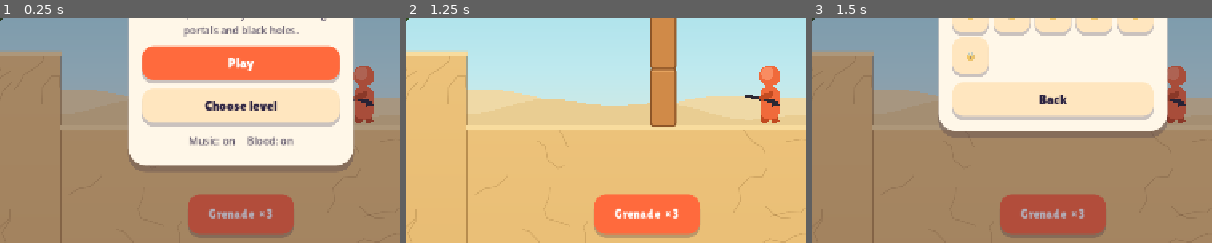
Above: before the commit, frames 1-3 (left to right).
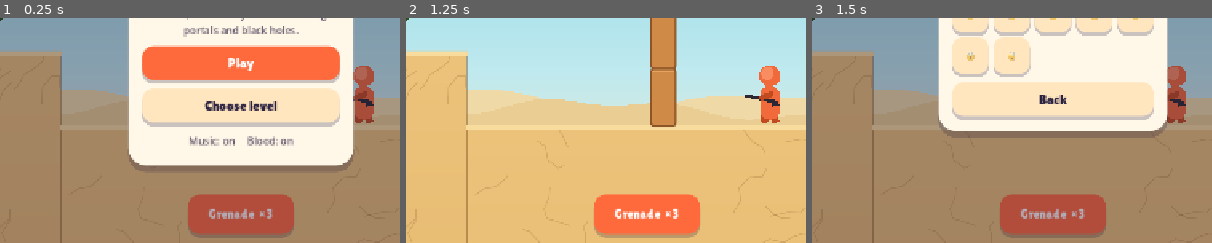
Above: after the commit, the same moments.

Repository: omerMost/gameblast
Game: Godot game, scene res://scenes/main.tscn
Same seed, same stepped clock (60 frames per second), same inputs: the game is played once before the commit and once after it.
Inputs:
- Up to frame 1 (0.25 s): no input
- Up to frame 2 (1.25 s): click "Play" at 0.5 s
- Up to frame 3 (1.5 s): click "≡" at 1.25 s
The pictures show only the part of the screen within x 20-70%, y 50-100%; the shares and areas given below are measured in that part.

Frames 1-2 are identical in both runs. In frame 3, 1.5% of the frame differs, in the area x 45-55%, y 8-27%.

Commit message:
feat: port jetpack troopers and level 25
- Preserve source hover, grenade fuse, warning ring and tank blast timing.
- Verify twelve suites and original-ammo clears; update overnight vault.

Co-authored-by: Codex <codex@openai.com>

Diff:
--- /dev/null
+++ b/godot/levels/jetpacks.gd
@@ -0,0 +1,3 @@
+class_name JetLevel
+extends RefCounted
+const DATA := {"name":"Jetpacks", "view":[0,200,960,500], "ammo":{"grenade":3,"rocket":3}, "par":3,"hint":"Jetpack troopers throw grenades", "build":[["ground",0,190,560],["ground",190,1000,650],["enemy",620,380,{"jet":true}],["enemy",790,320,{"jet":true}],["enemy",720,650],["barrel",765,650]]}
--- a/godot/levels/levels.gd
+++ b/godot/levels/levels.gd
@@ -62,4 +62,5 @@
 	{"name":"Black hole", "theme":"sky", "view":[0,170,940,530], "ammo":{"grenade":3,"rocket":2}, "par":2, "hint":"The black hole bends your shots", "wells":[[450,360,0.2]], "build":[
 		["ground",0,180,560], ["plat",680,900,560,30], ["wall",680,330,700,560], ["enemy",760,560], ["enemy",830,560],
 		["plat",360,520,650,30], ["enemy",420,650,SH]]},
+	JetLevel.DATA,
 ]
--- a/godot/scripts/enemy_ai.gd
+++ b/godot/scripts/enemy_ai.gd
@@ -3,6 +3,7 @@
 ## Stage-2 enemy behaviour and missiles, translated from prototype solveLob/updateEnemies.
 var game: Game
 var arrows := []
+var nades := []
 var stuck := []
 
 func _init(g: Game) -> void:
@@ -10,6 +11,7 @@
 
 func reset() -> void:
 	arrows.clear()
+	nades.clear()
 	stuck.clear()
 
 ## Matter updates velocity (gravity) before position. Return the first viable speed.
@@ -179,3 +181,66 @@
 	sw.p.hp = 1e9
 	sw.linear_velocity = (v + Vector2(game.rnd(-3,3), -game.rnd(2,5))) * C.STEP
 	sw.angular_velocity = game.rnd(-0.4,0.4) * C.STEP
+
+func hover(e: GBody) -> void:
+	var a := C.norm_a(e.rotation)
+	if absf(a) >= 0.9: return
+	var t: float = game.sim / 60.0 + e.p.ph
+	var target := Vector2(e.p.hx+sin(t*0.7)*40,e.p.hy+sin(t*1.3)*14)
+	var accel := (target-e.global_position)*0.0016-e.linear_velocity/C.STEP*0.06
+	if accel.length()>0.35: accel=accel.normalized()*0.35
+	e.apply_central_impulse(accel*e.mass*C.STEP+Vector2(0,-e.mass*0.001*C.FORCE_IMPULSE))
+	e.angular_velocity=(e.angular_velocity/C.STEP*0.8-a*0.05)*C.STEP
+
+func update_jet(e: GBody, alert: bool, target: Vector2) -> void:
+	var pl := e.p
+	var S := game.enemy_shoulder(e)
+	var want: float = pl.lob if pl.lob else (game.player_head()-S).angle()
+	pl.aim_a+=C.norm_a(want-pl.aim_a)*0.12
+	if not alert: return
+	if pl.next==0:
+		pl.next=game.sim+game.rng.randi_range(50,119)
+		pl.alert_at=game.sim
+		game.sound_requested.emit("alert",1.0)
+	if absf(C.norm_a(e.rotation))>0.4 or game.sim<pl.next: return
+	pl.next=game.sim+game.rng.randi_range(220,299)
+	var sol := solve_lob(S,target,[9,11,13,15],false)
+	if sol.is_empty(): return
+	pl.lob=sol.a
+	pl.toss=game.sim
+	game.later(10,release_nade.bind(e,sol))
+
+func release_nade(e: GBody, sol: Dictionary) -> void:
+	if not game.in_world(e) or not e.p.alive or game.state!="play": return
+	var dir := Vector2.from_angle(sol.a+game.rnd(-0.09,0.09))
+	spawn_nade(game.enemy_shoulder(e)+dir*24,dir*sol.speed)
+	e.p.lob=0.0
+	game.sound_requested.emit("toss",1.0)
+	Debug.log_event("nade_toss",{"delay":game.sim-e.p.toss,"speed":sol.speed})
+
+func spawn_nade(pos: Vector2, velocity: Vector2) -> GBody:
+	var b := game.builder._body("nade",pos)
+	b.add_circle(Vector2.ZERO,8)
+	b.mass=PI*64*0.004
+	b.matter_inertia([b.mass])
+	b.set_phys(0.5,0.4)
+	b.set_air(0)
+	b.collision_layer=C.L_MISSILE
+	b.collision_mask=C.M_MISSILE
+	b.continuous_cd=RigidBody2D.CCD_MODE_CAST_SHAPE
+	b.p={"fuse":game.sim+110}
+	b.watch_contacts()
+	game.add_body(b)
+	b.linear_velocity=velocity*C.STEP
+	b.angular_velocity=0.2*C.STEP
+	nades.append(b)
+	return b
+
+func update_nades() -> void:
+	for b in nades.duplicate():
+		if game.sim>=b.p.fuse: game.explode(b.global_position,C.R_GREN,C.P_GREN,b,"enemy")
+		elif b.global_position.y>1600: game.remove_body(b)
+
+## Prototype telegraph follows the grenade position, radius93.75, alpha.25→.70.
+func telegraph(b: GBody) -> Dictionary:
+	return {"center":b.global_position,"radius":C.R_GREN*0.75,"alpha":0.25+0.45*(1.0-(b.p.fuse-game.sim)/110.0)}
--- a/godot/scripts/game.gd
+++ b/godot/scripts/game.gd
@@ -166,6 +166,7 @@
 	if not is_instance_valid(b) or b.removed:
 		return
 	enemy_ai.arrows.erase(b)
+	enemy_ai.nades.erase(b)
 	tricks.removed(b)
 	b.removed = true
 	bodies.erase(b); projectiles.erase(b); bullets.erase(b); rags.erase(b); enemies.erase(b)
@@ -234,6 +235,7 @@
 		if sim - bl.p.born > 150 or bp.y > 1600 or bp.x < -400 or bp.x > 2000:
 			remove_body(bl)
 	enemy_ai.update_arrows()
+	enemy_ai.update_nades()
 	if not queue.is_empty():
 		var due := []
 		var rest := []
@@ -272,6 +274,9 @@
 	for e in enemies:
 		if not e.p.alive or not in_world(e):
 			continue
+		if e.p.get("jet",false):
+			enemy_ai.hover(e)
+			continue
 		var a := C.norm_a(e.rotation)
 		var w: float = e.angular_velocity / C.STEP
 		if absf(a) < (0.6 if e.p.get("knight", false) else 0.45) and absf(w) < 0.1:
@@ -368,7 +373,7 @@
 		return
 	var rv := (A.prev_v - _vel(B)).length() / C.STEP
 	var b_static := B is StaticBody2D
-	if k == "grenade":
+	if k == "grenade" or k == "nade":
 		if rv > 3:
 			sound_requested.emit("clink", minf(1, rv / 12))
 		return
@@ -499,7 +504,10 @@
 	sound_requested.emit("splat" if gib else "pop", 1.0)
 	Debug.log_event("enemy_killed", {"ev": ev, "gib": gib, "rot": e.rotation, "y": e.global_position.y})
 	if in_world(e):
-		make_ragdoll(e, ev, gib)
+		var torso := make_ragdoll(e, ev, gib)
+		if e.p.get("jet",false):
+			var velocity := e.linear_velocity / C.STEP
+			later(14, explode.bind(torso+velocity*14,80.0,20.0,null,"enemy"))
 	hud_changed.emit()
 
 
@@ -715,6 +723,9 @@
 		if pl.get("knight", false):
 			if alert: enemy_ai.update_knight(e)
 			continue
+		if pl.get("jet",false):
+			enemy_ai.update_jet(e,alert,player.wpt(player.loc.torso))
+			continue
 		if pl.archer:
 			enemy_ai.update_archer(e, alert, player.wpt(player.loc.torso))
 			continue
@@ -784,7 +795,7 @@
 			e.y = e.y0 + sin(t * e.mv.spd) * e.mv.amp
 	if portals.is_empty():
 		return
-	for b in projectiles + bullets + enemy_ai.arrows:
+	for b in projectiles + bullets + enemy_ai.arrows + enemy_ai.nades:
 		if not in_world(b):
 			continue
 		var i := portal_at(b.global_position)
--- a/godot/scripts/level_builder.gd
+++ b/godot/scripts/level_builder.gd
@@ -185,6 +185,8 @@
 		defs.append(["circle", Vector2(x, bot - 61), 13.0, 0.001, "head"])
 	if type == "knight":
 		defs.append(["rect", Vector2(x - 20, bot - 34), Vector2(8, 46), 0.002, "extra"])
+	if type == "jet":
+		defs.append(["rect", Vector2(x+17,bot-32), Vector2(12,24),0.002,"extra"])
 	var mass := 0.0
 	var com := Vector2.ZERO
 	for d in defs:
@@ -216,14 +218,17 @@
 
 
 func enemy(x: float, bottom: float, o: Dictionary) -> GBody:
-	var e := make_char(x, bottom, "knight" if o.get("knight", false) else "enemy")
+	var e := make_char(x, bottom, "knight" if o.get("knight", false) else ("jet" if o.get("jet",false) else "enemy"))
 	e.collision_layer = C.L_ENEMY
 	e.collision_mask = C.M_ENEMY
 	e.p.merge({"shooter": o.get("shooter", false), "archer": o.get("archer", false), "lob": 0.0, "draw": 0, "aim_a": PI, "next": 0, "alert_at": 0, "mflash": 0, "dying": false})
 	e.p.knight = o.get("knight", false)
 	if e.p.knight:
 		e.inertia *= 4
-	for k in ["jet", "titan", "dragon"]:
+	e.p.jet = o.get("jet",false)
+	if e.p.jet:
+		e.p.merge({"hx":e.global_position.x,"hy":e.global_position.y,"ph":game.rnd(0,6)})
+	for k in ["titan", "dragon"]:
 		if o.get(k, false):
 			push_error("LevelBuilder: enemy type '%s' is not ported yet (stage 2)" % k)
 	game.add_body(e)
--- a/godot/scripts/view.gd
+++ b/godot/scripts/view.gd
@@ -58,7 +58,7 @@
 	for b in game.bodies:
 		match b.kind:
 			"enemy": _draw_enemy(b)
-			"grenade": _draw_grenade(b)
+			"grenade", "nade": _draw_grenade(b)
 			"rocket": _draw_rocket(b)
 			"bullet": _draw_bullet(b)
 			"arrow": _draw_arrow(b.global_position, b.linear_velocity.angle(), 22)
@@ -258,6 +258,12 @@
 		draw_circle(Hd + Vector2(0, -2), 14.5, Color("#3d4a2a"))
 		draw_circle(Hd + Vector2(0, 3), 12.5, col[0])
 		draw_rect(Rect2(Hd.x - 16, Hd.y - 3, 32, 4), Color("#3d4a2a"))
+	elif pl.get("jet",false):
+		draw_rect(Rect2(Lc.extra-Vector2(6,12),Vector2(12,24)),Color("#687787"))
+		draw_rect(Rect2(Lc.extra+Vector2(-5,11),Vector2(10,5)),Color("#3d4250"))
+		draw_rect(Rect2(Lc.extra+Vector2(-7,-6),Vector2(14,4)),Color("#e0452e"))
+		draw_arc(Hd+Vector2(0,-2),14.5,PI,TAU,16,Color("#3d4a2a"),7)
+		draw_rect(Rect2(Hd+Vector2(-14,-3),Vector2(12,5)),Color("#9fe3ff"))
 	elif pl.get("knight", false):
 		draw_colored_polygon(rr(T.x-12,T.y-20,24,40,10), Color("#b9c0cc"))
 		draw_rect(Rect2(Lc.extra-Vector2(4,23),Vector2(8,46)),Color("#8a93a3"))
@@ -275,7 +281,7 @@
 		draw_line(T + Vector2(11, 0), T + Vector2(3, 1), Color("#2c2833"), 7)
 		draw_line(T + Vector2(4, -12), T + Vector2(-12, -5), col[1], 7)
 	draw_set_transform(Vector2.ZERO)
-	if pl.shooter or pl.archer:
+	if pl.shooter or pl.archer or pl.get("jet",false):
 		var S := game.enemy_shoulder(e)
 		var a: float = pl.aim_a
 		var flip := -1.0 if absf(C.norm_a(a)) > PI / 2 else 1.0
@@ -287,6 +293,9 @@
 			if pull:
 				draw_line(Vector2(8 - pull, 0), Vector2(36 - pull, 0), Color("#7a5530"), 2)
 			draw_line(Vector2(-4, 0), Vector2(16, 0), col[1], 7)
+		elif pl.get("jet",false):
+			draw_line(Vector2(-4,0),Vector2(16,0),col[1],7)
+			if pl.lob: draw_circle(Vector2(20,0),6,Color("#4f9a3a"))
 		else:
 			draw_line(Vector2(-8, 2), Vector2(32, 0), Color("#2c2833"), 4)
 			draw_line(Vector2(-10, 3), Vector2(0, 4), Color("#2c2833"), 7)
@@ -330,13 +339,18 @@
 
 
 func _draw_grenade(b: GBody) -> void:
+	var enemy := b.kind == "nade"
+	if enemy:
+		var ring := game.enemy_ai.telegraph(b)
+		for d in range(0,360,12):
+			draw_arc(ring.center,ring.radius,deg_to_rad(d),deg_to_rad(d+6),3,Color(1,0.235,0.235,ring.alpha),3)
 	draw_set_transform(b.global_position, b.rotation)
 	var left: int = b.p.fuse - game.sim
 	if left < 50 and int(game.sim / 5.0) % 2:
 		draw_circle(Vector2.ZERO, 15, Color(1, 70 / 255.0, 40 / 255.0, 0.45))
 	draw_rect(Rect2(-3, -13, 6, 5), Color("#7a7f8c"))
-	_head(Vector2.ZERO, 9, Color("#8fd16f"), Color("#3f7f2c"))
-	var lc := Color("#2f6323")
+	_head(Vector2.ZERO, 9, Color("#9aa0aa") if enemy else Color("#8fd16f"), Color("#4a4f5a") if enemy else Color("#3f7f2c"))
+	var lc := Color("#2e323a") if enemy else Color("#2f6323")
 	draw_line(Vector2(-8, -2), Vector2(8, -2), lc, 1.2)
 	draw_line(Vector2(-8, 3), Vector2(8, 3), lc, 1.2)
 	draw_line(Vector2(0, -9), Vector2(0, 9), lc, 1.2)
--- a/godot/tests/bot.gd
+++ b/godot/tests/bot.gd
@@ -11,6 +11,7 @@
 	20: [[75, 0.8, "grenade"]],
 	21: [[10, 1.0, "grenade"]],
 	22: [[45, 0.6, "grenade"], [45, 0.6, "grenade"]],
+	24: [[25, 0.5, "rocket"], [25, 0.5, "rocket"]],
 	23: [[5, 1.0, "grenade"], [-15, 0.5, "grenade"]],
 }
 
@@ -48,12 +49,12 @@
 		if not ok:
 			# ADR 0006: chaotic physics can vary with simulation history. Search a
 			# replacement using the same real inputs/ammo, never change the world.
-			var search = load("res://tests/knight.gd" if i == 19 else "res://tests/sweep.gd").new()
+			var search = load("res://tests/knight.gd" if i == 19 else ("res://tests/jet.gd" if i == 24 else "res://tests/sweep.gd")).new()
 			search.g = g
-			var replacement: Dictionary = await search.solve(true) if i == 19 else await search.solve(i)
+			var replacement: Dictionary = await search.solve(true) if i in [19,24] else await search.solve(i)
 			print("BOT replacement level %d %s" % [i + 1, replacement])
 			ok = replacement.win and g.player.p.alive
-			for death in TestUtil.deaths() if i == 19 else search.death_log:
+			for death in TestUtil.deaths() if i in [19,24] else search.death_log:
 				if not C.CAUSES.has(death.cause): ok = false
 			search.free()
 		print("BOT level %d %s %s shots=%d par=%d" % [i + 1, g.L.name, "WIN" if ok else "FAIL", g.shots, g.L.par])
--- /dev/null
+++ b/godot/tests/jet.gd
@@ -0,0 +1,97 @@
+extends Node
+var g: Game
+var fails := []
+const FLAT := {"name":"Jet test","view":[0,200,960,500],"ammo":{"grenade":3,"rocket":3},"par":3,"alert_at":99999,"build":[["ground",0,1000,560],["enemy",650,350,{"jet":true}]]}
+func check(ok: bool, msg: String) -> void:
+	if not ok: fails.append(msg)
+func fresh() -> GBody:
+	await Debug.start_level(24,FLAT)
+	return g.enemies[0]
+func _ready() -> void:
+	await TestUtil.boot(self)
+	g=Debug.game
+	var e: GBody=await fresh()
+	check(e.parts.size()==4 and e.parts[-1].size==Vector2(12,24) and is_equal_approx(e.mass,3.026929158),"compound pack dimensions mass")
+	var initial := e.global_position
+	await Debug.step(300)
+	check(e.global_position.distance_to(initial)<70 and e.p.alive,"real hover bounded300ticks")
+	check(g.player.lock_rotation,"player rotation locked")
+	# Actual airborne missile, precise fuse and enemy-cause explosion.
+	e=await fresh()
+	var nade := g.enemy_ai.spawn_nade(Vector2(450,250),Vector2(3,-2))
+	check(nade.p.fuse==g.sim+110 and is_equal_approx(nade.angular_velocity,12),"nade110tick fuse and source spin")
+	check(nade.collision_mask==C.M_MISSILE and nade.inertia>0 and is_equal_approx(nade.physics_material_override.bounce,0.4),"nade enemy mask inertia restitution")
+	var ring := g.enemy_ai.telegraph(nade)
+	check(ring.radius==93.75 and is_equal_approx(ring.alpha,0.25),"source telegraph radius initial alpha")
+	await Debug.step(109)
+	check(g.in_world(nade) and g.enemy_ai.nades.size()==1,"nade survives109ticks")
+	check(nade.linear_velocity.y>-120 and is_equal_approx(g.enemy_ai.telegraph(nade).alpha,0.25+0.45*109/110.0),"real gravity and telegraph countdown")
+	await Debug.step(1)
+	check(not g.in_world(nade) and g.enemy_ai.nades.is_empty(),"nade explodes on110 and cleans helper list")
+	var exploded := false
+	for ev in Debug.events:
+		if ev.kind=="explode" and ev.cause=="enemy" and ev.power==30: exploded=true
+	check(exploded,"nade routes blast through Game with enemy cause power30")
+	e=await fresh()
+	nade=g.enemy_ai.spawn_nade(g.player.global_position,Vector2.ZERO)
+	nade.p.fuse=g.sim+1
+	await Debug.step(1)
+	check(g.player.p.hp==61 and g.player.p.cause=="enemy","real enemy nade deals39blastdamage atfullfalloff")
+	# Source fuel explosion waits14 ticks, radius80 power20, uses dead body's velocity.
+	e=await fresh()
+	var origin := e.wpt(e.loc.ref)
+	e.linear_velocity=Vector2(120,0)
+	g.kill(e,Vector2.ZERO,false)
+	await Debug.step(13)
+	check(Debug.events.filter(func(ev): return ev.kind=="explode").is_empty(),"tank no blast before14")
+	await Debug.step(1)
+	var tank := {}
+	for ev in Debug.events:
+		if ev.kind=="explode": tank=ev
+	check(not tank.is_empty() and tank.power==20 and tank.cause=="enemy" and absf(tank.x-origin.x-28)<0.01,"tank14tick prediction explosion")
+	# Actual AI lob release with source10tick toss windup and220..299 cooldown.
+	e=await fresh()
+	e.p.next=g.sim+1
+	await Debug.step(1)
+	g.enemy_ai.update_jet(e,true,g.player.wpt(g.player.loc.torso))
+	check(e.p.next>=g.sim+220 and e.p.next<=g.sim+299,"jet220..299 shot cooldown")
+	await Debug.step(9)
+	check(g.enemy_ai.nades.is_empty(),"toss waits10ticks")
+	await Debug.step(1)
+	check(g.enemy_ai.nades.size()==1,"actual AI releases after10ticks")
+	for ev in Debug.events:
+		if ev.kind=="nade_toss": check(ev.delay==10 and ev.speed in [9,11,13,15],"source speed10tick release")
+	await Debug.start_level(24)
+	await Debug.step(300)
+	check(g.alive_count()==3 and g.player.p.hp==100,"source level25 idle survives300")
+	var result := await solve("--search" in OS.get_cmdline_user_args())
+	check(result.win,"originalammo level25 real shots win")
+	print("JET solution: ",result)
+	for f in fails: print("  FAIL ",f)
+	print("JET RESULT: ","PASS" if fails.is_empty() else "FAIL")
+	await TestUtil.finish(self,0 if fails.is_empty() else 1)
+func run_shots(seq: Array) -> Dictionary:
+	await Debug.start_level(24)
+	for shot in seq:
+		if g.state!="play": break
+		var a := deg_to_rad(float(shot[0]))
+		await TestUtil.shoot_active(g,cos(a),-sin(a),shot[1],shot[2])
+	if g.state=="play": await TestUtil.settle(g,180)
+	return {"win":g.state=="won","alive":g.alive_count(),"player":g.player.p.alive,"seq":seq}
+func solve(force_search := false) -> Dictionary:
+	if not force_search: return await run_shots([[25,0.5,"rocket"],[25,0.5,"rocket"]])
+	var seq := []
+	for step in 6:
+		var best := {}
+		var ammo: Dictionary = JetLevel.DATA.ammo.duplicate()
+		for shot in seq: ammo[shot[2]]-=1
+		for weapon in ["rocket","grenade"]:
+			if ammo[weapon]<=0: continue
+			for angle in [5,15,25,35,45,55,65,75]:
+				for power in [0.5,0.7,0.9,1.0]:
+					var r := await run_shots(seq+[[angle,power,weapon]])
+					if r.win: return r
+					if r.player and (best.is_empty() or r.alive<best.alive): best=r
+		if best.is_empty(): break
+		seq=best.seq
+	return {"win":false,"seq":seq}
--- /dev/null
+++ b/godot/tests/jet.tscn
@@ -0,0 +1,6 @@
+[gd_scene load_steps=2 format=3]
+
+[ext_resource type="Script" path="res://tests/jet.gd" id="1"]
+
+[node name="Test" type="Node"]
+script = ExtResource("1")
--- a/godot/tests/smoke.gd
+++ b/godot/tests/smoke.gd
@@ -31,7 +31,7 @@
 		for b in g.bodies:
 			if previous.has(b):
 				fast = maxf(fast, b.global_position.distance_to(previous[b]) * C.STEP)
-		var ok: bool = Debug.alive() == n0 and g.player.p.alive and g.player.p.hp == 100 and Debug.state() == "play" and ((drift < 1000.0 and fast < 1000.0) if i == 19 else (drift < 4.0 and fast < 5.0))
+		var ok: bool = Debug.alive() == n0 and g.player.p.alive and g.player.p.hp == 100 and Debug.state() == "play" and ((drift < 1000.0 and fast < 1000.0) if i in [19,24] else (drift < 4.0 and fast < 5.0))
 		print("SMOKE level %d %-14s enemies %d->%d hp %d state %s max_drift %.2fpx (%s) max_speed %.2fpx/s  %s" % [i + 1, g.L.name, n0, Debug.alive(), g.player.p.hp, Debug.state(), drift, who, fast, "ok" if ok else "FAIL"])
 		if not ok:
 			fails.append(i + 1)
--- a/godot/tests/world_mechanics.gd
+++ b/godot/tests/world_mechanics.gd
@@ -35,6 +35,13 @@
 	g.explode(bl.global_position, C.R_GREN, C.P_GREN, null, "self")
 	await Debug.step(2)
 	expect(not g.in_world(bl), "blast pops balloon with deferred removal")
+	await Debug.start_level(0, data([]))
+	var target_balloon := g.tricks.balloon(420,350,g.player,Vector2.ZERO,0)
+	g.tricks.cut(target_balloon.p.rope)
+	target_balloon.freeze = true
+	var passing_arrow := g.enemy_ai.spawn_arrow(Vector2(350,350),Vector2(10,0))
+	await Debug.step(16)
+	expect(g.in_world(target_balloon) and g.in_world(passing_arrow) and passing_arrow.global_position.x > 480, "enemy arrow crosses balloon without hitting or popping it")
 	await Debug.start_level(0, data([["bridge",250,400,650,400,8]]))
 	await Debug.step(120)
 	expect(g.tricks.ropes.size() == 9 and g.tricks.ropes.all(func(link): return not link.cut), "bridge retains connected planks")
Not shown, added: godot/levels/jetpacks.gd.uid
Not shown, added: godot/tests/jet.gd.uid
Not shown, changed: godot/tests/suites.txt
Not shown, changed: context/STATE.md
Not shown, changed: context/architecture/data-flow.md
Not shown, changed: context/architecture/system-design.md
Not shown, changed: context/morning-page-2026-10-07.md
Not shown, changed: context/runs/2026-10-07-godot-stage-2.md
Not shown, added: context/sessions/2026-10-07-01-05-codex-stage-2-jetpacks.md
Not shown, changed: context/tasks/backlog.md
Not shown, changed: context/tasks/done.md
